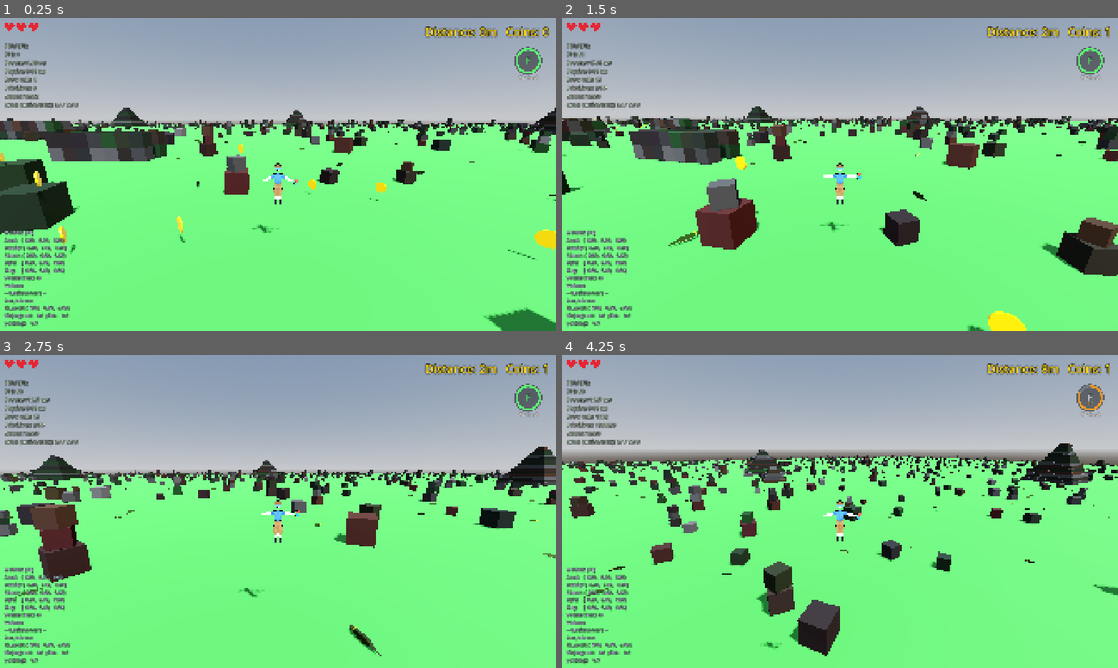
Above: before the commit, frames 1-4 (two rows, left to right).
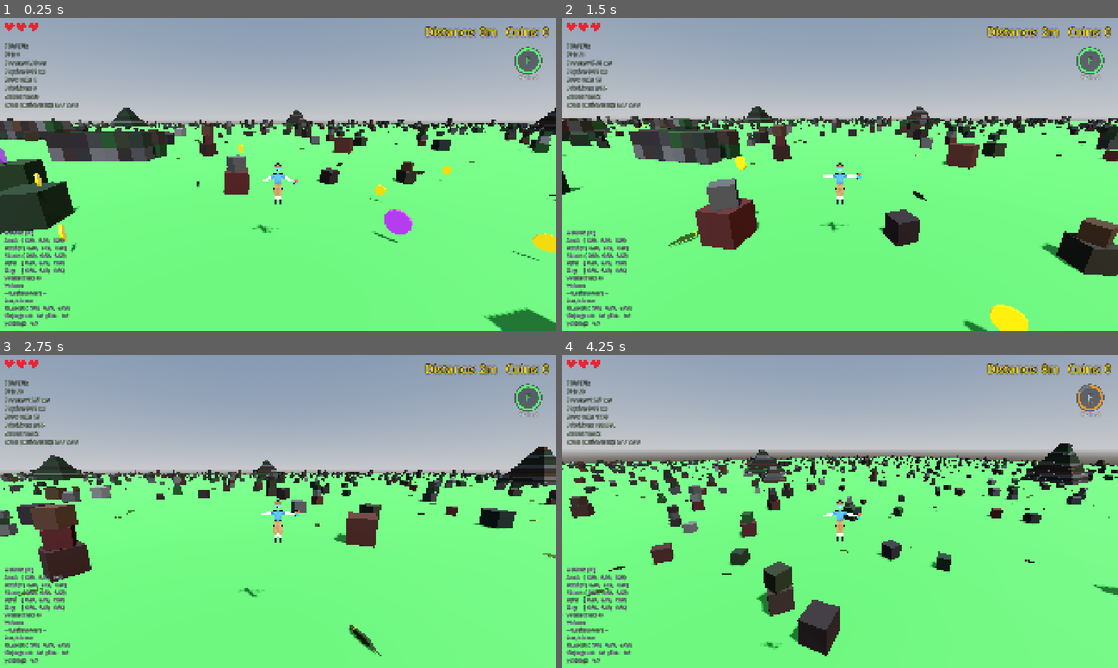
Above: after the commit, the same moments.

Repository: korjavin/godot-test1
Game: Godot game, scene res://scenes/main.tscn
Two runs of this game, one before a commit and one after it. Both use one fixed random seed, a clock stepped at 60 frames per second and the inputs below.
Inputs (mouse positions are in pixels of both pictures, inside the frame that each line leads up to):
- Up to frame 1 (0.25 s): no input
- Up to frame 2 (1.5 s): tap Enter at 0.5 s; move the mouse to (867, 174) at 0.52 s; hold Shift (run) 0.53-1.28 s; hold W (move_forward) from 0.53 s (still down); tap Space (jump) at 0.77, 1.07 s; move the mouse to (812, 174) at 1.27 s; tap Ctrl (duck) at 1.35 s
- Up to frame 3 (2.75 s): keep holding W (move_forward); tap Space (jump) at 1.52, 1.82 s; tap Shift (run) at 1.55 s; move the mouse to (289, 505) at 2.02 s; hold Shift (run) from 2.03 s (still down)
- Up to frame 4 (4.25 s): keep holding W (move_forward); move the mouse to (834, 517) at 2.77 s; release Shift (run) at 2.78 s; tap F (special_ability) at 2.85 s; tap Space (jump) at 3.02, 3.32, 3.77, 4.07 s; tap Shift (run) at 3.05, 3.8 s; move the mouse to (878, 514) at 3.52 s; hold R (switch_character) from 3.53 s (still down)

The runs differ from the first frame. In frame 1, 0.8% of the frame differs, in the area x 0-100%, y 24-78%; in frame 2, 0.3%; in frame 3, less than 0.1%; in frame 4, less than 0.1%.

Commit message:
feat: rare purple gem coins worth 10 on the coin road

Diff:
--- a/scripts/coin.gd
+++ b/scripts/coin.gd
@@ -18,6 +18,13 @@
 ## How fast the coin spins around the vertical axis (radians/sec)
 const SPIN_SPEED: float = 3.0
 
+## Gem variant: worth this many coins, drawn this much bigger, and tinted purple.
+## Gems are rolled by the terrain's road scatter (see _road_coins_at) — a coin
+## becomes a gem only when the spawner calls make_gem() right after instantiate.
+const GEM_VALUE: int = 10
+const GEM_SCALE: float = 1.6
+const GEM_COLOR: Color = Color(0.65, 0.25, 0.95)
+
 ## Gentle up/down bob so coins feel lively and mid-air ones are easy to spot
 const BOB_SPEED: float = 2.0
 const BOB_AMOUNT: float = 0.12
@@ -31,6 +38,12 @@
 
 ## Guard so a coin can only ever be collected once.
 var collected: bool = false
+
+## How many coins this pickup is worth (1 for a plain coin, GEM_VALUE for a gem).
+var value: int = 1
+
+## True once make_gem() has upgraded this coin to the rare purple gem variant.
+var is_gem: bool = false
 
 ## Bob animation phase and the rest height we bob around.
 var bob_phase: float = 0.0
@@ -64,6 +77,39 @@
 
 
 # ============================================================================
+# GEM UPGRADE
+# ============================================================================
+
+func make_gem() -> void:
+	"""
+	Upgrade this coin into a rare purple GEM worth GEM_VALUE coins.
+
+	Called by the terrain right after instantiate (BEFORE this node enters the
+	tree), so we fetch $Mesh with get_node here rather than relying on the
+	@onready `mesh` var, which is only assigned at _ready.
+
+	EDUCATIONAL NOTE — duplicate, never mutate, the shared material: every coin
+	instance shares the material resource baked into coin.tscn. Recolouring it
+	in place would turn EVERY coin in the world purple (same defensive-duplicate
+	pattern as _setup_web_fog in endless_terrain.gd).
+	"""
+	value = GEM_VALUE
+	is_gem = true
+
+	# Bigger all over — scaling the Area3D grows the visual AND the pickup
+	# sphere together, so the rarer, juicier pickup is also a little easier to grab.
+	scale = Vector3.ONE * GEM_SCALE
+
+	var gem_mesh: MeshInstance3D = get_node("Mesh")
+	var mat := gem_mesh.get_surface_override_material(0)
+	if mat is StandardMaterial3D:
+		var gem_mat: StandardMaterial3D = mat.duplicate()
+		gem_mat.albedo_color = GEM_COLOR
+		gem_mat.emission = GEM_COLOR
+		gem_mesh.set_surface_override_material(0, gem_mat)
+
+
+# ============================================================================
 # COLLECTION
 # ============================================================================
 
@@ -76,7 +122,7 @@
 
 	collected = true
 	if body.has_method("collect_coin"):
-		body.collect_coin()
+		body.collect_coin(value)
 
 	# Remove the coin now that it's been picked up.
 	queue_free()
--- a/scripts/endless_terrain.gd
+++ b/scripts/endless_terrain.gd
@@ -211,6 +211,12 @@
 ## and the per-coin spawn chance). Kept distinct from ROAD_WORLD_SEED so reshaping the
 ## scatter doesn't move the centerline, and vice-versa.
 const ROAD_COIN_SEED: int = 0xC0_1A  # "coin"-ish; arbitrary fixed constant
+
+## Chance that a scattered road coin spawns as a rare purple GEM worth 10 (see
+## coin.gd make_gem). Rolled as one extra draw from the same per-station scatter
+## RNG right after a coin's position draws, so gem placement is exactly as
+## deterministic and seam-correct as the coins themselves.
+const ROAD_GEM_CHANCE: float = 0.04
 
 ## How fast the band width breathes (radians of cos() per station). Lower = the band
 ## swells wide and narrows over MORE stations. At 0.08 the cosine's period is
@@ -1661,9 +1667,10 @@
 	loose swath of territory a few coins wide rather than an obvious conga-line.
 
 	@param k: Station index (the cache MUST already cover it — callers extend first).
-	@return: Array of world-space Vector3 coin positions "owned" by station `k`. May be
-	         EMPTY when the per-coin spawn rolls come up short — that is exactly what keeps
-	         the trail sparse and irregular.
+	@return: Array of { "pos": Vector3, "gem": bool } dictionaries "owned" by station
+	         `k` — `pos` is the world-space coin position, `gem` marks the rare purple
+	         gem variant (ROAD_GEM_CHANCE). May be EMPTY when the per-coin spawn rolls
+	         come up short — that is exactly what keeps the trail sparse and irregular.
 
 	EDUCATIONAL NOTE — why this stays deterministic & seam-correct:
 	- The scatter RNG is seeded ONLY from `k` (+ ROAD_COIN_SEED + the run-constant
@@ -1700,7 +1707,10 @@
 		var lat := rng.randf_range(-1.0, 1.0) * half_band                               # across the band
 		var lon := rng.randf_range(-1.0, 1.0) * ROAD_COIN_LONG_JITTER * _road_spacing()  # along the road
 		var p := center + perp * lat + tangent * lon
-		coins.append(Vector3(p.x, COIN_GROUND_HEIGHT, p.y))
+		# One extra draw AFTER the position: is this coin a rare gem? The draw order
+		# (chance, lat, lon, gem) is fixed, so the whole station stays deterministic.
+		var gem := rng.randf() < ROAD_GEM_CHANCE
+		coins.append({ "pos": Vector3(p.x, COIN_GROUND_HEIGHT, p.y), "gem": gem })
 	return coins
 
 func spawn_coins_in_chunk(chunk_pos: Vector2i, parent_chunk: MeshInstance3D, obstacles: Array) -> void:
@@ -1796,16 +1806,17 @@
 			break  # past this chunk's window — and X only grows from here, so stop
 
 		# This station scatters a handful of coins across the band; place each one that
-		# actually lands inside THIS chunk.
+		# actually lands inside THIS chunk. Each entry is { "pos": Vector3, "gem": bool }.
 		for cw in _road_coins_at(cur_k):
+			var cw_pos: Vector3 = cw.pos
 			# Bucket by final chunk: spawn this coin only from the chunk it actually lands
 			# in. This is what makes seams gap-free and duplicate-free.
-			if world_to_chunk(cw) != chunk_pos:
+			if world_to_chunk(cw_pos) != chunk_pos:
 				continue
 
 			# Convert to chunk-LOCAL (relative to the chunk center, like every other
 			# chunk-parented node), so the coin sits at the right world spot.
-			var local := Vector3(cw.x - center.x, cw.y, cw.z - center.z)
+			var local := Vector3(cw_pos.x - center.x, cw_pos.y, cw_pos.z - center.z)
 
 			# If the road runs over a block footprint, the ground-height coin would be
 			# buried. A coin must clear EVERYTHING it overlaps, not just whatever block we'd
@@ -1837,8 +1848,12 @@
 				local.y = tallest_top + COIN_BLOCK_OFFSET
 
 			# Spawn the coin (position is local to the chunk, like blocks/crocodiles).
+			# A gem entry is upgraded BEFORE entering the tree (make_gem recolours a
+			# duplicated material and scales the whole pickup — see coin.gd).
 			var coin := coin_scene.instantiate()
 			coin.position = local
+			if cw.gem:
+				coin.make_gem()
 			parent_chunk.add_child(coin)
 
 func _block_overlaps(x: float, z: float, ob: Dictionary) -> bool:
--- a/scripts/player_controller.gd
+++ b/scripts/player_controller.gd
@@ -1090,13 +1090,14 @@
 # SECTION 7: GAME STATE METHODS
 # ============================================================================
 
-func collect_coin() -> void:
-	"""
-	Add one to the coin count. Called by a coin's Area3D when the player touches
-	it (see coin.gd). The HUD picks up the new value on its next frame.
-	"""
-	coins_collected += 1
-	print("Collected a coin! Total: %d" % coins_collected)
+func collect_coin(value: int = 1) -> void:
+	"""
+	Add a pickup's worth to the coin count. Called by a coin's Area3D when the
+	player touches it (see coin.gd) — a plain coin passes 1, a purple gem passes
+	its GEM_VALUE (10). The HUD picks up the new value on its next frame.
+	"""
+	coins_collected += value
+	print("Collected a coin worth %d! Total: %d" % [value, coins_collected])
 
 
 func hit_by_crocodile() -> void:
Not shown, changed: docs/plans/20260814-gameplay-loop.md
